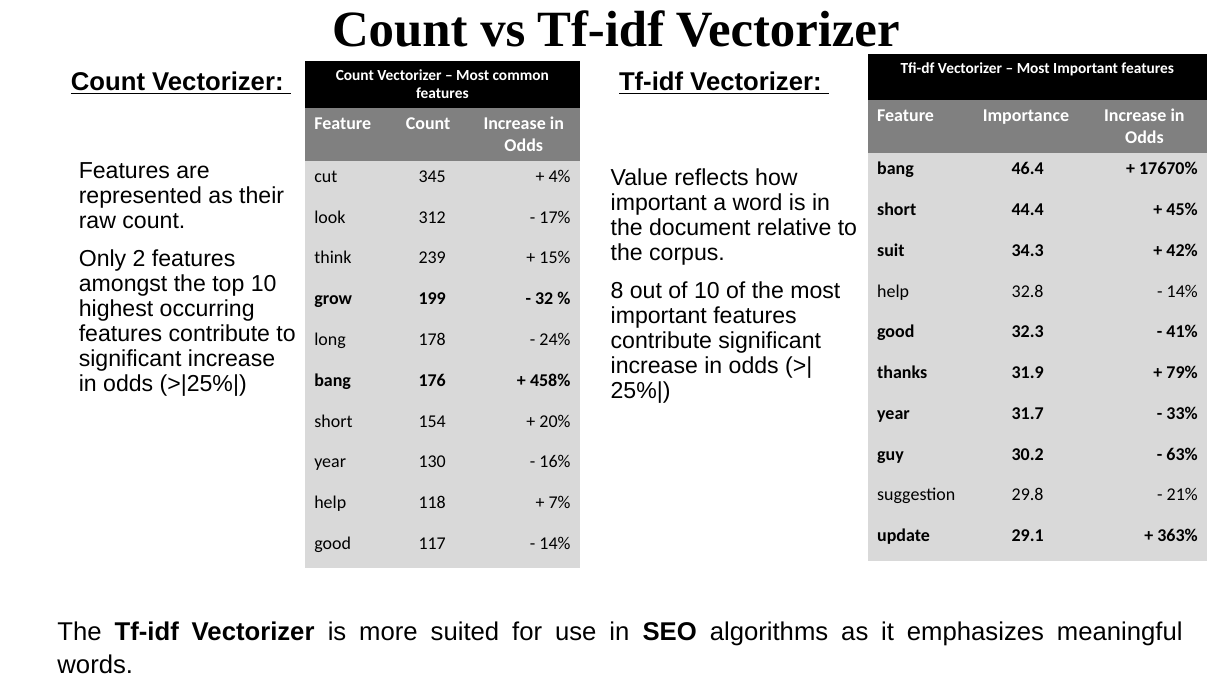
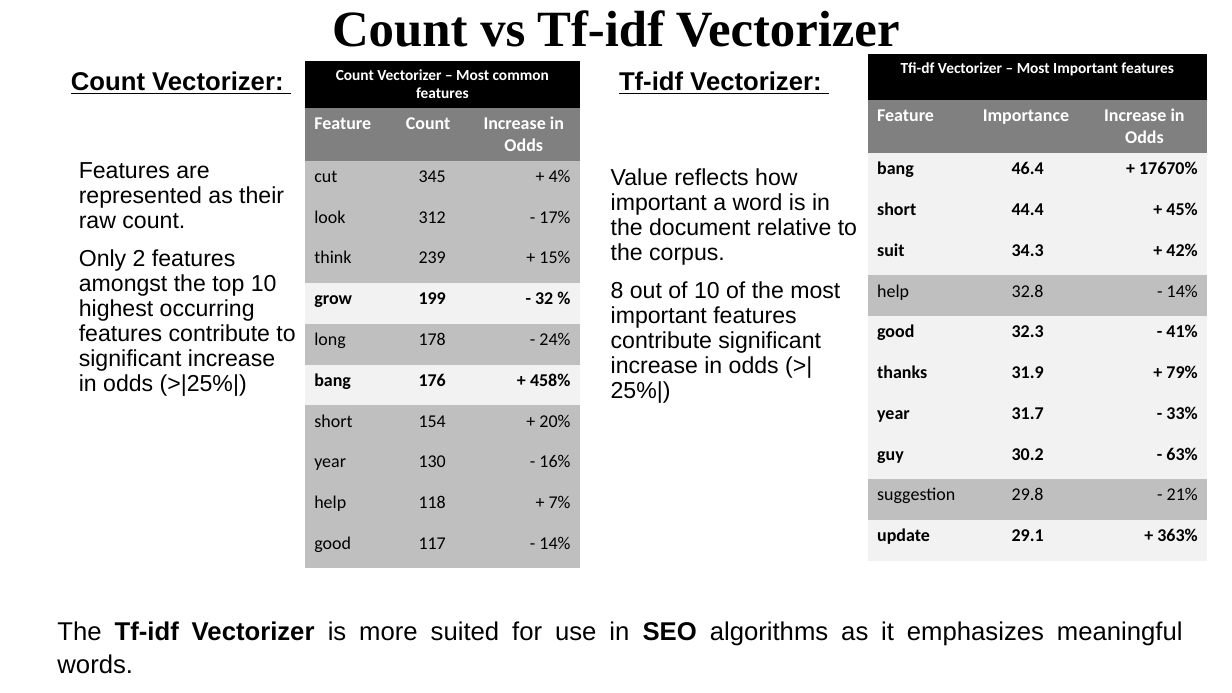
Before and after one commit to chrisgozali/GA_Projects, a slide deck: slide 4 of project_3/Presentation.pptx. Drawn at 1232x693 pixels with LibreOffice and Linux fonts; fonts in the diff are those of the drawing; background and template pictures are left out. Boxes give left, top, right and bottom in pixels: in the first picture for what was removed or moved away, otherwise in the second. Text is boxed around its words. In the diff, an @@ line names an element or a change of style, - is before the commit and + after.

```diff
--- a/project_3/Presentation.pptx
+++ b/project_3/Presentation.pptx
@@ table at (x1=868, y1=54, x2=1207, y2=560) @@
@@ fill #D9D9D9 to #F2F2F2 in 24 cells @@
@@ fill #D9D9D9 to #BFBFBF in 6 cells @@
@@ table at (x1=305, y1=61, x2=579, y2=567) @@
@@ fill #D9D9D9 to #BFBFBF in 24 cells @@
@@ fill #D9D9D9 to #F2F2F2 in 6 cells @@
```
Also in this commit, not shown: 6 other slides changed, 23 other files.
